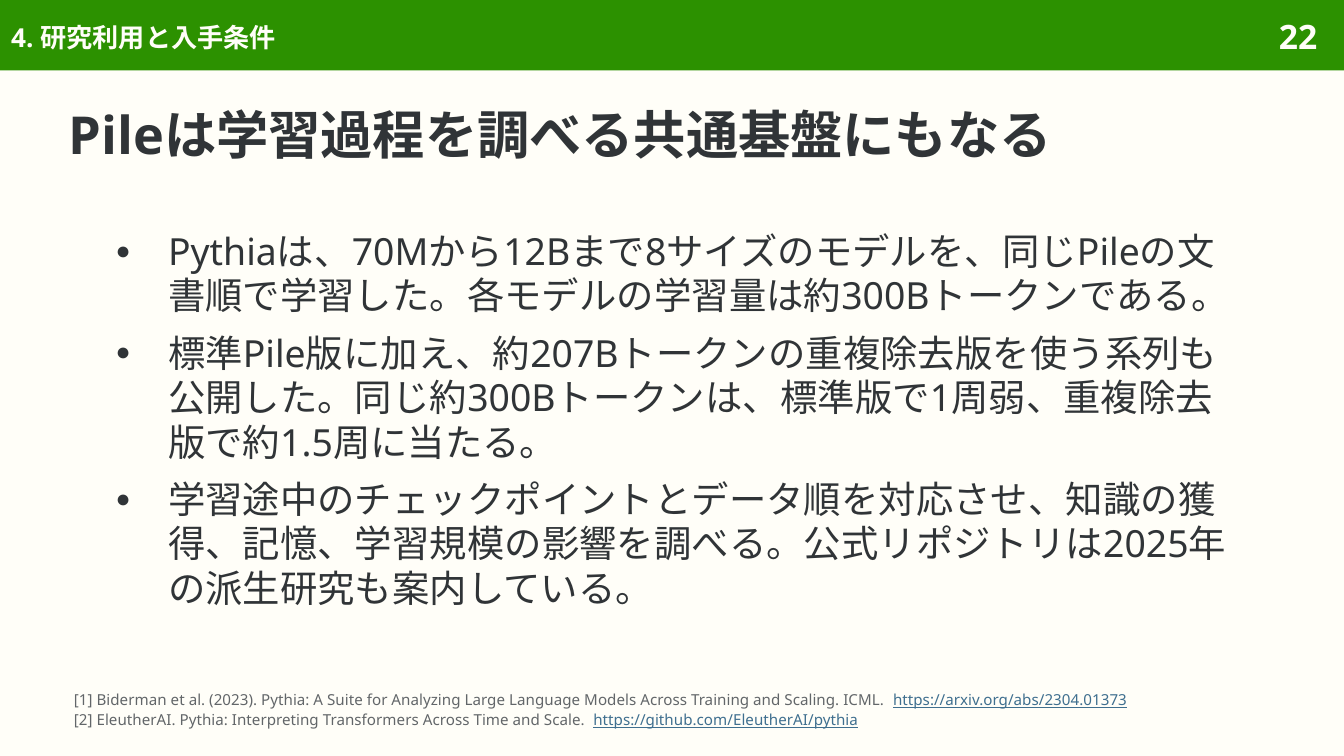
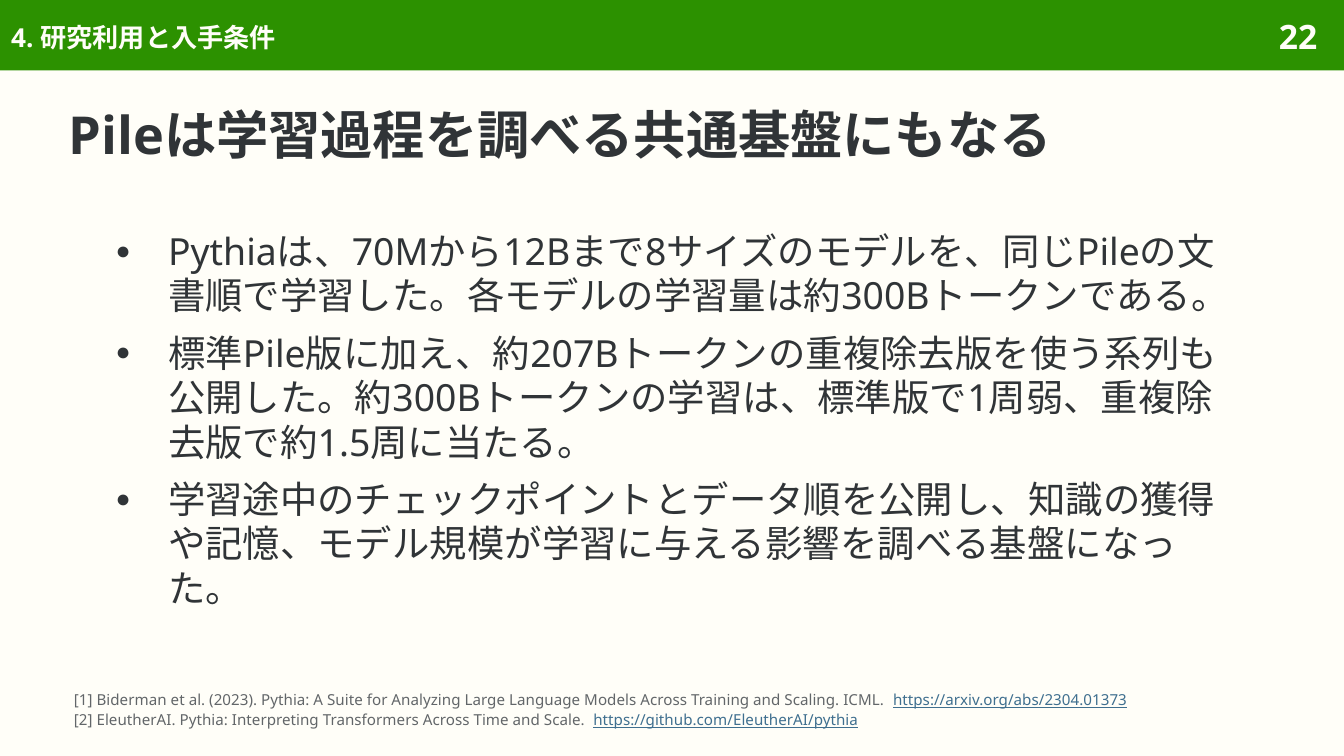
Before and after one commit to sasakiy84/datasets-in-10-minutes, a slide deck: slide 22 of slides/datasets-in-10-minutes-the-pile.pptx. Drawn at 1344x756 pixels with LibreOffice and Linux fonts; fonts in the diff are those of the drawing. Boxes give left, top, right and bottom in pixels: in the first picture for what was removed or moved away, otherwise in the second. Text is boxed around its words. In the diff, an @@ line names an element or a change of style, - is before the commit and + after.

```diff
--- a/slides/datasets-in-10-minutes-the-pile.pptx
+++ b/slides/datasets-in-10-minutes-the-pile.pptx
@@ text at <box>168,335,1217,605</box>: text changed @@
-● 標準Pile版に加え、約207Bトークンの重複除去版を使う系列も公開した。同じ約300Bトークンは、標準版で1周弱、重複除去版で約1.5周に当たる。
-● 学習途中のチェックポイントとデータ順を対応させ、知識の獲得、記憶、学習規模の影響を調べる。公式リポジトリは2025年の派生研究も案内している。
+● 標準Pile版に加え、約207Bトークンの重複除去版を使う系列も公開した。約300Bトークンの学習は、標準版で1周弱、重複除去版で約1.5周に当たる。
+● 学習途中のチェックポイントとデータ順を公開し、知識の獲得や記憶、モデル規模が学習に与える影響を調べる基盤になった。
```
Also in this commit, not shown: 36 other slides changed, 2 slides removed, 40 other files.
